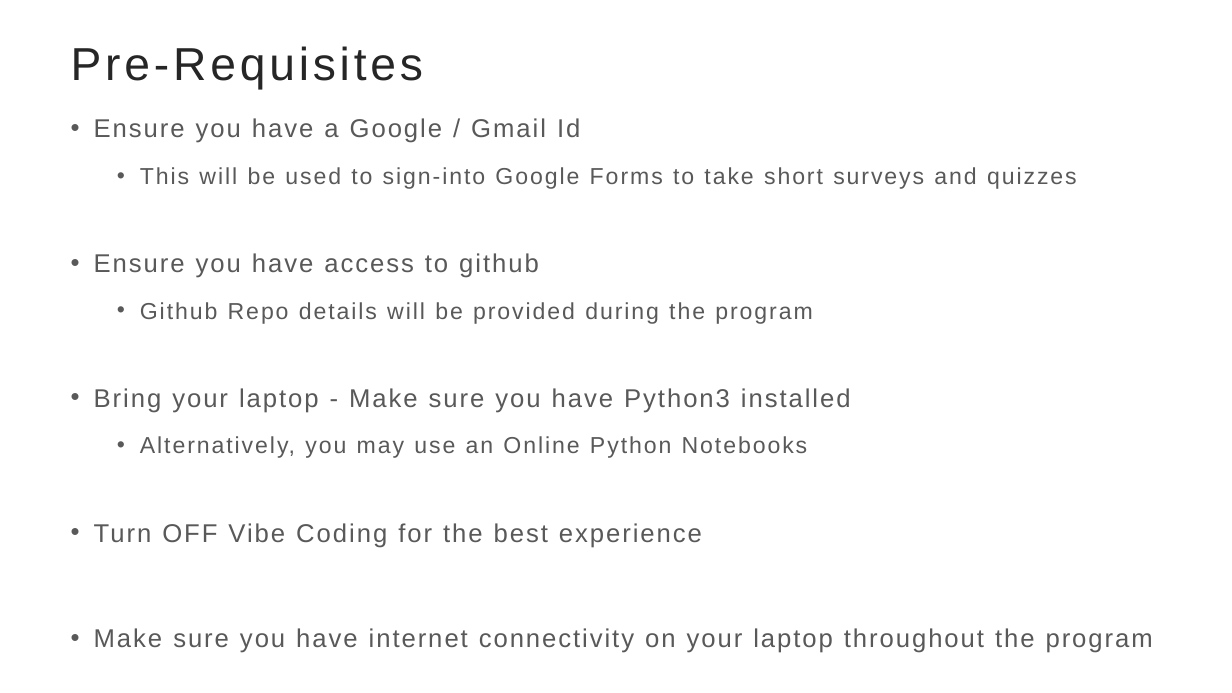
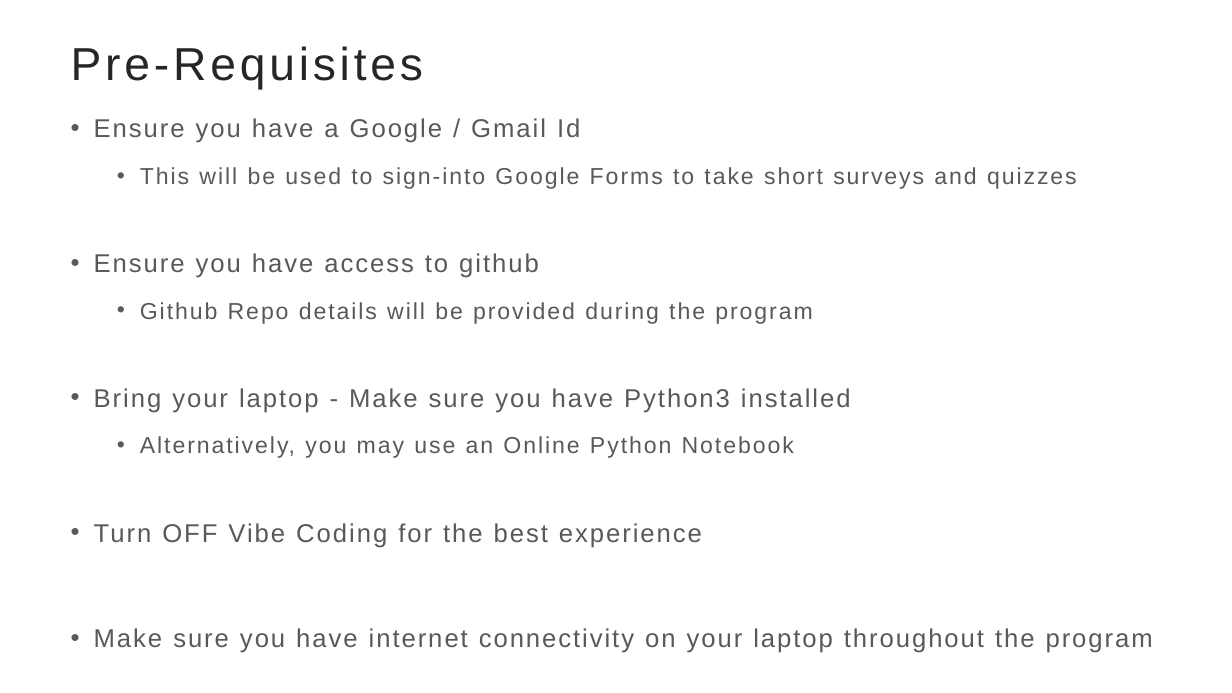
Before and after one commit to brinda-25/workshop, a slide deck: slide 1 of Day1/prerequisites.pptx. Drawn at 1232x693 pixels with LibreOffice and Linux fonts; fonts in the diff are those of the drawing. Boxes give left, top, right and bottom in pixels: in the first picture for what was removed or moved away, otherwise in the second. Text is boxed around its words. In the diff, an @@ line names an element or a change of style, - is before the commit and + after.

```diff
--- a/Day1/prerequisites.pptx
+++ b/Day1/prerequisites.pptx
@@ text at (140, 436, 794, 458): text changed @@
-  • Alternatively, you may use an Online Python Notebooks
+  • Alternatively, you may use an Online Python Notebook
```
Also in this commit, not shown: 2 other files.
